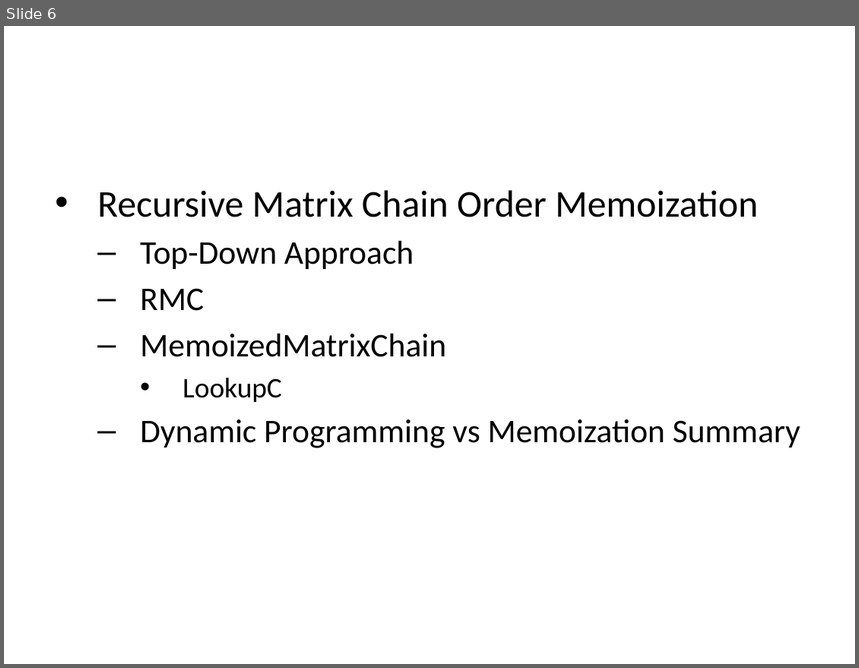
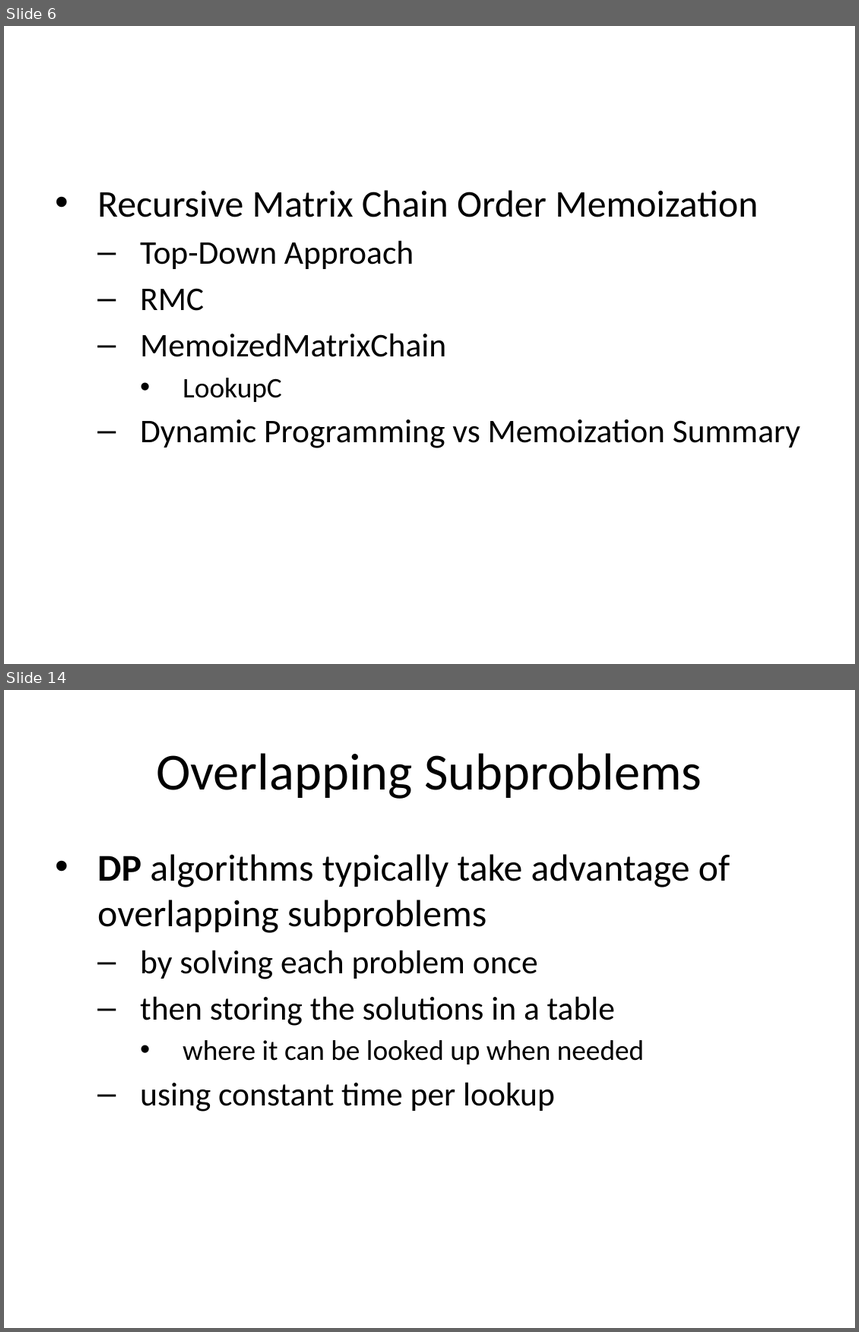
Before and after one commit to ucoruh/ce100-algorithms-and-programming-II, a slide deck: docs/week-6/ce100-week-6-lcs.md_word.pptx. Shown one above the other, each under a label of ours: slide 6 before the commit, slides 6 and 14 after it; the slides between them are not shown. The pictures are 859x668 and 859x1332 pixels, drawn with LibreOffice and Linux fonts; fonts in the diff are those of the drawing. Boxes give left, top, right and bottom in pixels: in the first picture for what was removed or moved away, otherwise in the second. Text is boxed around its words. In the diff, an @@ line names an element or a change of style, - is before the commit and + after.

```diff
--- a/docs/week-6/ce100-week-6-lcs.md_word.pptx
+++ b/docs/week-6/ce100-week-6-lcs.md_word.pptx
@@ slide 14 added at [4, 690, 855, 1328], background #FFFFFF @@
@@ title added at [156, 753, 702, 799], 44 pt, text #000000 @@
+Overlapping Subproblems
@@ text added at [97, 854, 730, 1112], 28 pt, text #000000 @@
+• DP algorithms typically take advantage of overlapping subproblems
+  – by solving each problem once
+  – then storing the solutions in a table
+    • where it can be looked up when needed
+  – using constant time per lookup
```
Also in this commit, not shown: 2 slides changed, 70 other slides added, 1 slide removed, 38 other files.
